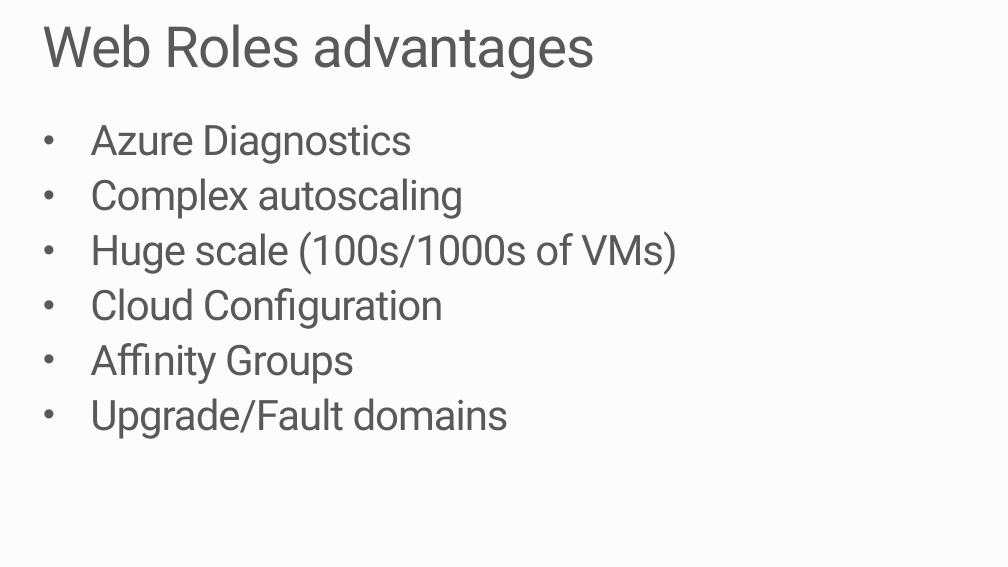
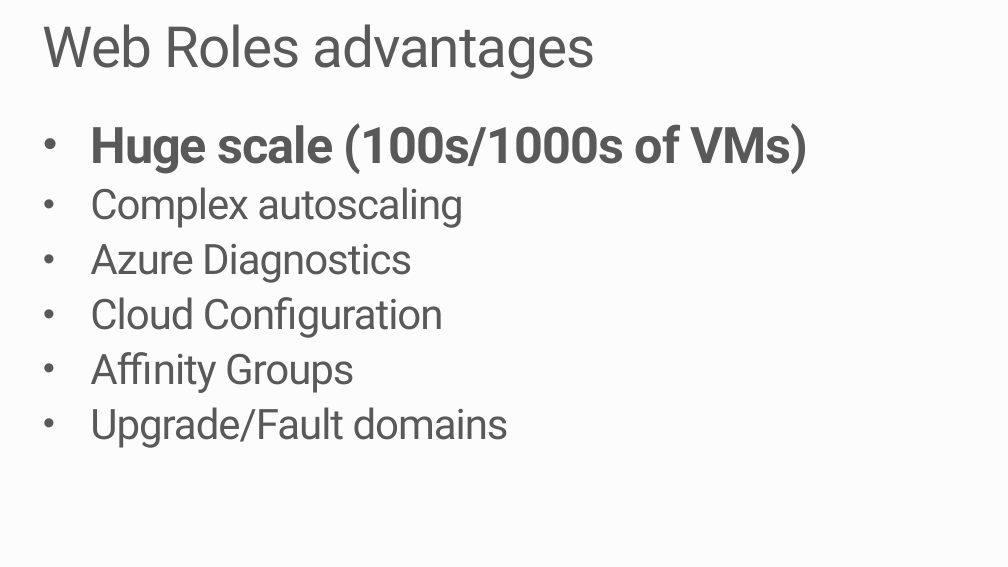
Before and after one commit to MRCollective/WindowsAzureBootcampPerth2014, a slide deck: slide 24 of 2_WebApps/WebApps.pptx (slide 21 before the commit). Drawn at 1008x567 pixels with LibreOffice and Linux fonts; fonts in the diff are those of the drawing; background and template pictures are left out. Boxes give left, top, right and bottom in pixels: in the first picture for what was removed or moved away, otherwise in the second. Text is boxed around its words. In the diff, an @@ line names an element or a change of style, - is before the commit and + after.

```diff
--- a/2_WebApps/WebApps.pptx
+++ b/2_WebApps/WebApps.pptx
@@ text at [90, 123, 809, 228]: paragraphs added @@
+• Huge scale (100s/1000s of VMs)
+• Complex autoscaling
@@ text at [90, 178, 678, 275]: paragraphs removed @@
-• Complex autoscaling
-• Huge scale (100s/1000s of VMs)
```
Also in this commit, not shown: 3 other slides changed, 7 slides added, 5 other files.
